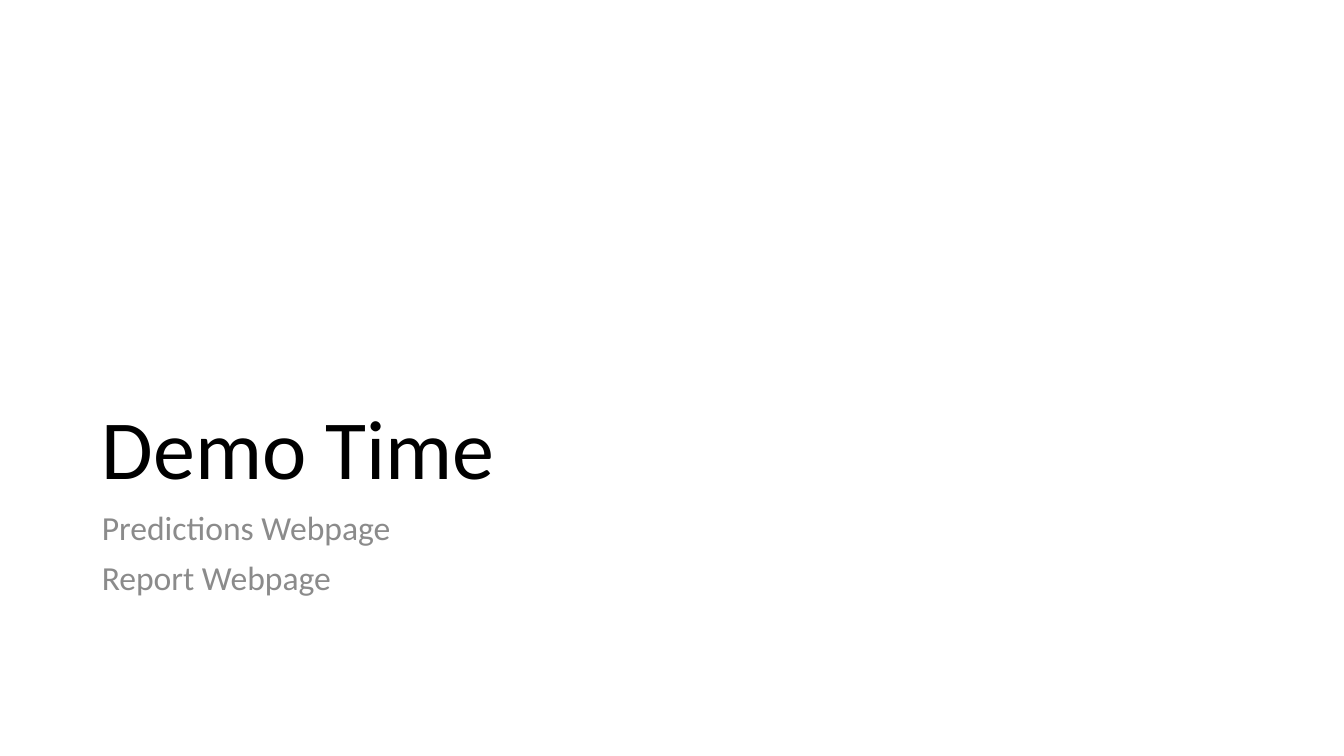
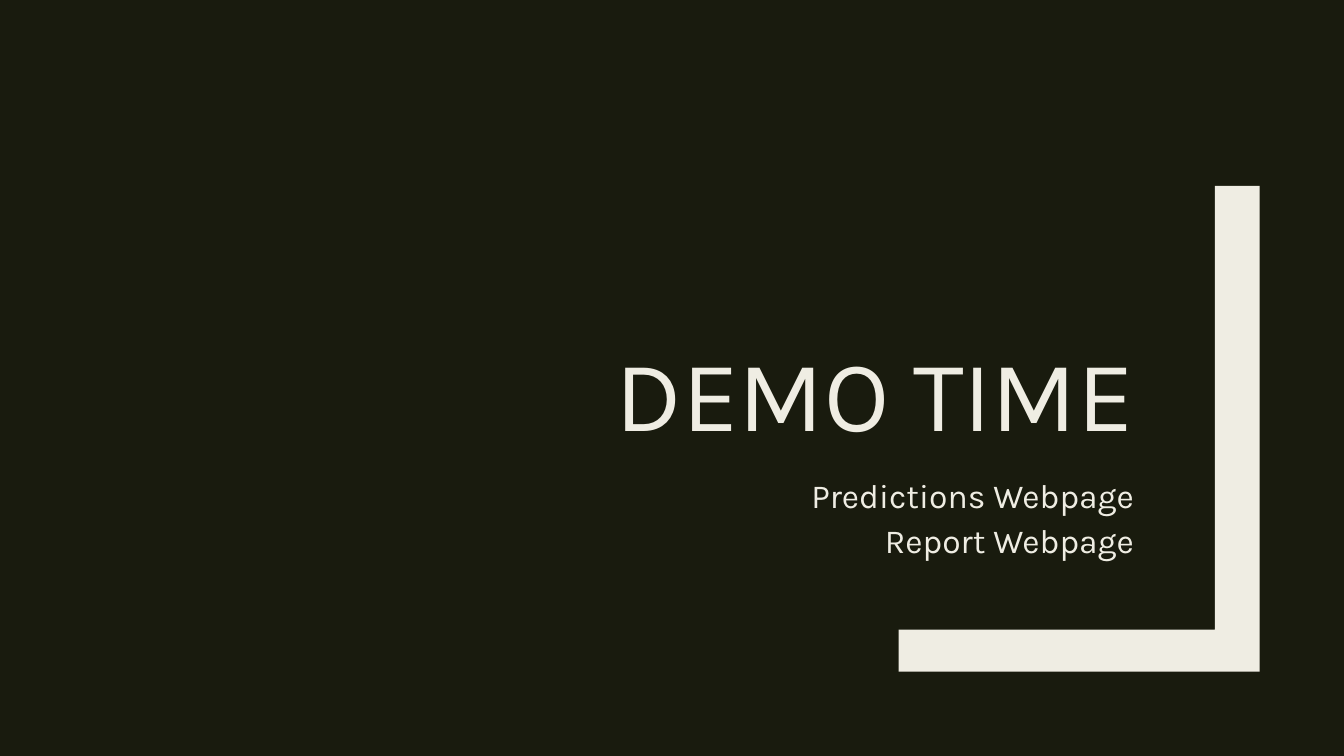
Before and after one commit to jessnguyen9/Ames-Housing-Machine-Learning-Project, a slide deck: slide 10 of Team Presentation.pptx (slide 6 before the commit). Drawn at 1344x756 pixels with LibreOffice and Linux fonts; fonts in the diff are those of the drawing. Boxes give left, top, right and bottom in pixels: in the first picture for what was removed or moved away, otherwise in the second. Text is boxed around its words. In the diff, an @@ line names an element or a change of style, - is before the commit and + after.

```diff
--- a/Team Presentation.pptx
+++ b/Team Presentation.pptx
@@ background #FFFFFF to #191B0E @@
@@ freeform shape added at box(899, 186, 1260, 671), fill #EFEDE3 @@
@@ title at box(616, 366, 1134, 433): text changed; size 60 to 72 pt; font Calibri to Karla; text colour #000000 to #EFEDE3 @@
-Demo Time
+DEMO TIME
@@ text "Predictions Webpage": place and size @@
-text "Predictions Webpage" at box(102, 516, 390, 596)
+text "Predictions Webpage" at box(811, 485, 1133, 562)
@@ text "Predictions Webpage" at box(811, 485, 1133, 562): font Calibri to Karla, text colour #8C8C8C to #EFEDE3; alignment left to right; line spacing 0.9 to 1.12; less space between paragraphs @@
```
Also in this commit, not shown: 3 other slides changed, 6 slides added, 2 slides removed, 1 other file.
